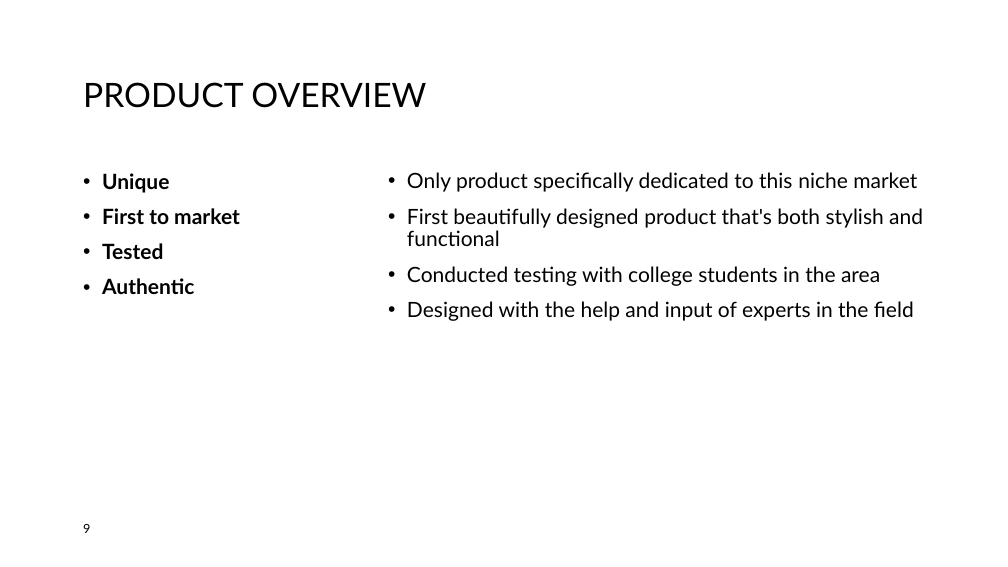
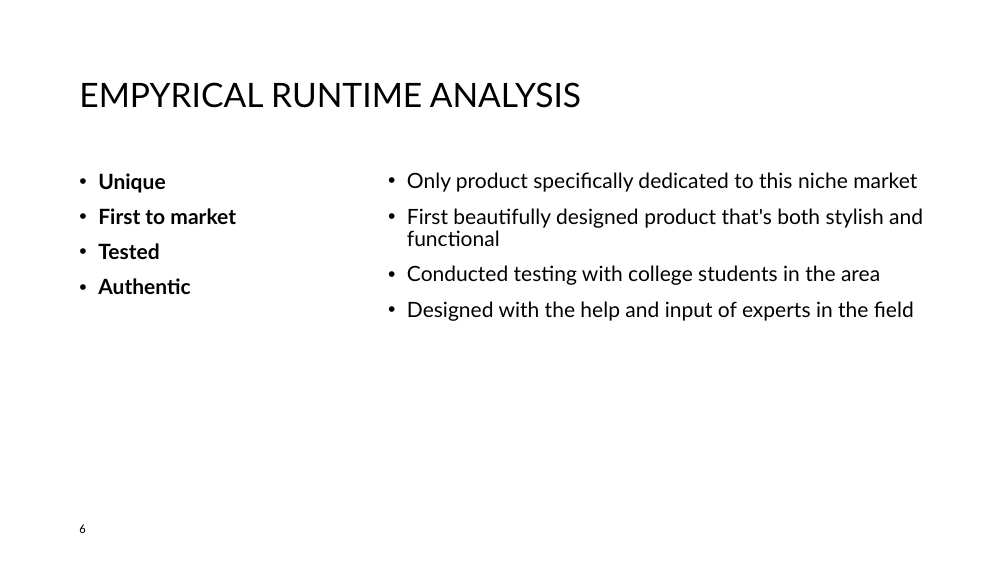
Before and after one commit to PictureOfGray/CS412-Team-NAME, a slide deck: slide 6 of presentations/TeamNAMETSP.pptx (slide 9 before the commit). Drawn at 1008x567 pixels with LibreOffice and Linux fonts; fonts in the diff are those of the drawing; background and template pictures are left out. Boxes give left, top, right and bottom in pixels: in the first picture for what was removed or moved away, otherwise in the second. Text is boxed around its words. In the diff, an @@ line names an element or a change of style, - is before the commit and + after.

```diff
--- a/presentations/TeamNAMETSP.pptx
+++ b/presentations/TeamNAMETSP.pptx
@@ title at (79,82,581,108): text changed @@
-PRODUCT OVERVIEW
+EMPYRICAL RUNTIME ANALYSIS
@@ text "Unique": place and size @@
-text "Unique" at (102,173,240,294)
+text "Unique" at (98,173,236,294)
@@ page number added at (79,524,85,533), 12 pt, text #000000 @@
+6
@@ page number removed at (83,524,90,533) @@
-9
```
Also in this commit, not shown: 8 other slides changed, 4 slides added, 2 slides removed, 1 other file.
